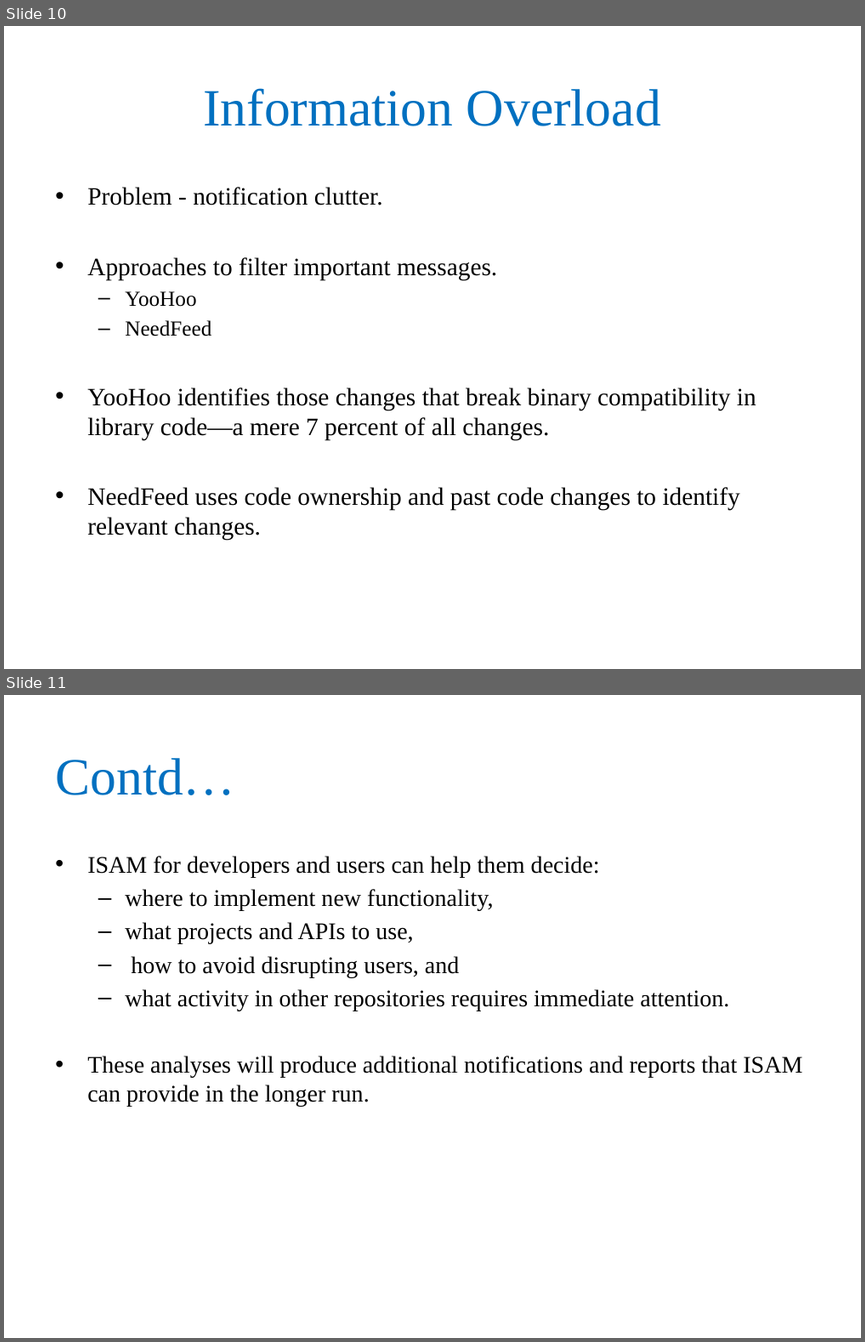
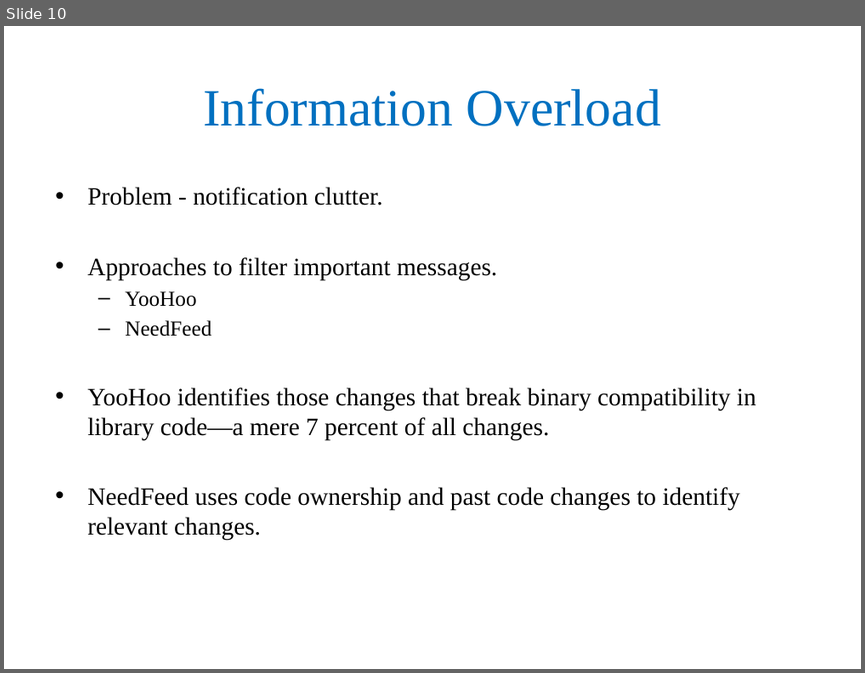
Before and after one commit to alekhyapolavarapu/newbies-key, a slide deck: Documentation/Team_13_IEEE_PPT.pptx. Shown one above the other, each under a label of ours: slides 10 and 11 before the commit, slide 10 after it. The pictures are 865x1342 and 865x673 pixels, drawn with LibreOffice and Linux fonts; fonts in the diff are those of the drawing; background and template pictures are left out. Boxes give left, top, right and bottom in pixels: in the first picture for what was removed or moved away, otherwise in the second. Text is boxed around its words. In the diff, an @@ line names an element or a change of style, - is before the commit and + after.

```diff
--- a/Documentation/Team_13_IEEE_PPT.pptx
+++ b/Documentation/Team_13_IEEE_PPT.pptx
@@ slide 11 removed at (4, 695, 861, 1338), background picture (left out) @@
@@ title removed at (55, 758, 235, 795) @@
-Contd…
@@ text removed at (87, 856, 802, 1106) @@
-• ISAM for developers and users can help them decide:
-  – where to implement new functionality,
-  – what projects and APIs to use,
-  – how to avoid disrupting users, and
-  – what activity in other repositories requires immediate attention.
-• These analyses will produce additional notifications and reports that ISAM can provide in the longer run.
```
Also in this commit, not shown: 3 other files.
